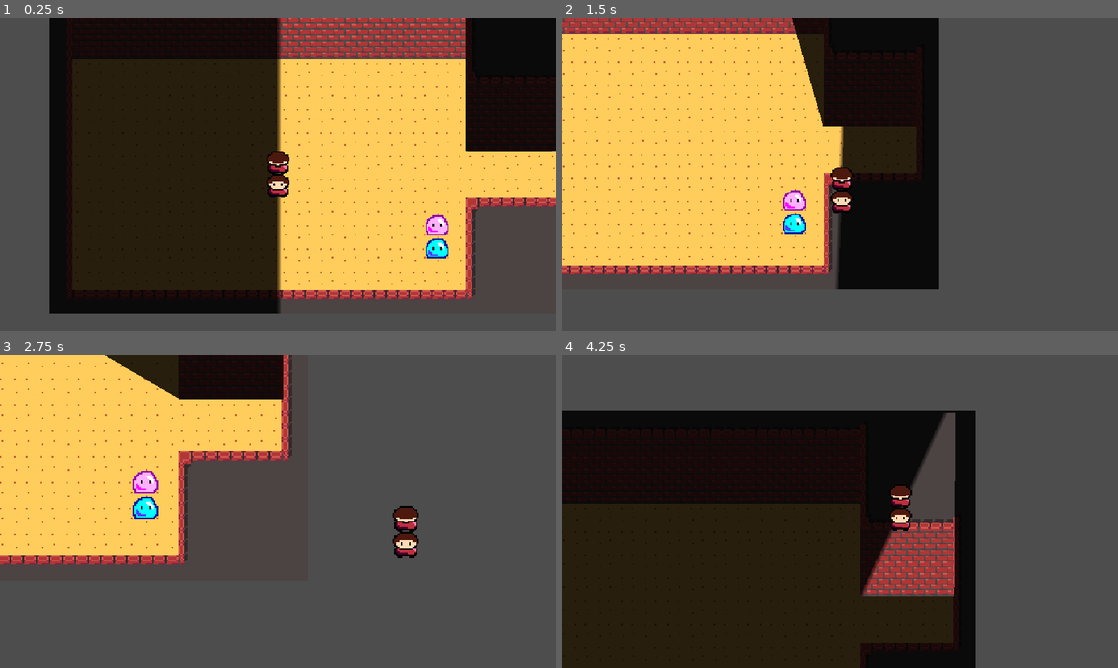
Above: before the commit, frames 1-4 (two rows, left to right).
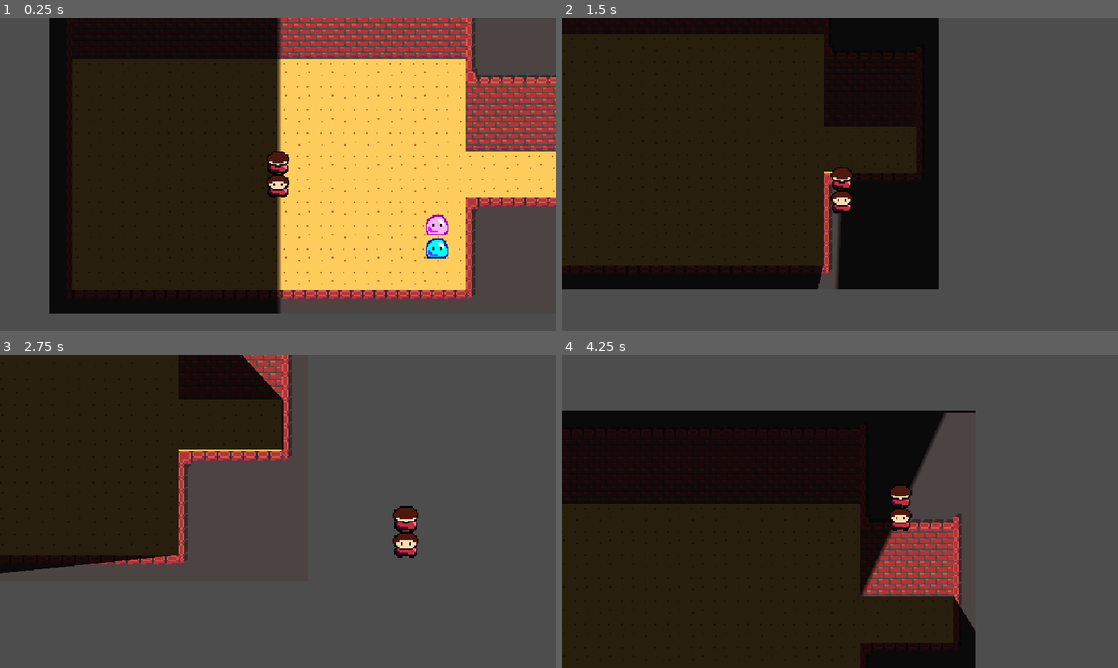
Above: after the commit, the same moments.

Repository: ygda-org/brackeys-26.2
Game: Godot game, scene res://main/main.tscn
Same seed, same stepped clock (60 frames per second), same inputs: the game is played once before the commit and once after it. Sound files missing from this copy of the repository are replaced by a short silence.
Inputs (mouse positions are in pixels of both pictures, inside the frame that each line leads up to):
- Up to frame 1 (0.25 s): no input
- Up to frame 2 (1.5 s): tap Enter at 0.5 s; move the mouse to (962, 158) at 0.52 s; hold D (right) 0.53-1.28 s; click (962, 158) at 0.6 s; move the mouse to (728, 190) at 1.27 s; hold S (down) from 1.28 s (still down); click (728, 190) at 1.35 s
- Up to frame 3 (2.75 s): move the mouse to (333, 442) at 2.02 s; release S (down) at 2.03 s; hold D (right) from 2.03 s (still down); click (333, 442) at 2.1 s
- Up to frame 4 (4.25 s): move the mouse to (812, 574) at 2.77 s; release D (right) at 2.78 s; hold W (up) 2.78-3.53 s; click (812, 574) at 2.85 s; move the mouse to (1006, 558) at 3.52 s; hold A (left) from 3.53 s (still down); click (1006, 558) at 3.6 s

The runs differ from the first frame. In frame 1, 6.9% of the frame differs, in the area x 83-100%, y 0-43%; in frame 2, 40%, in the area x 0-51%, y 0-87%; in frame 3, 24%; in frame 4, 2.4%.

Commit message:
why did that fix all my problems brug

Diff:
--- a/level.tscn
+++ b/level.tscn
@@ -103,7 +103,8 @@
 size = Vector2(304, 63)
 
 [sub_resource type="OccluderPolygon2D" id="OccluderPolygon2D_vonw3"]
-polygon = PackedVector2Array(288, 1, 288, 128, 353, 128, 354, 1)
+cull_mode = 1
+polygon = PackedVector2Array(288, 1, 288, 128, 353, 128, 353, 159, 288, 159, 288, 224, 17, 224, 14, 13, 0, 0, 1, 241, 368, 240, 369, 1, 354, 1)
 
 [node name="Level" type="StaticBody2D" unique_id=614229357]
 z_index = -1
